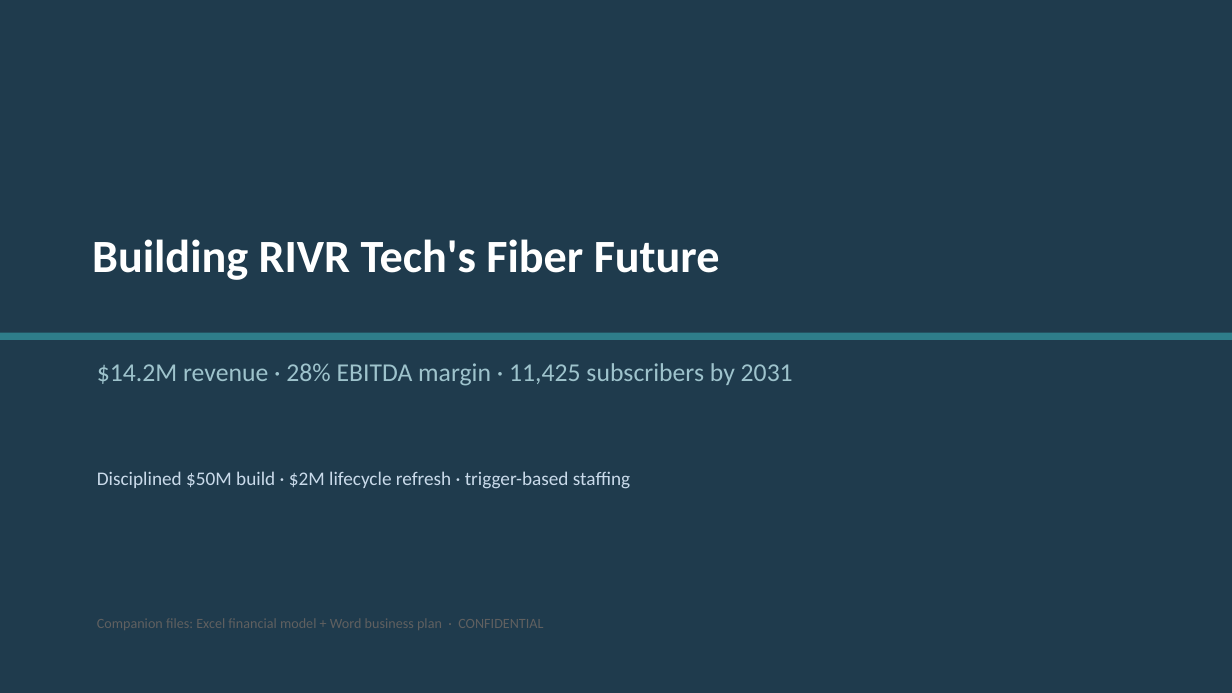
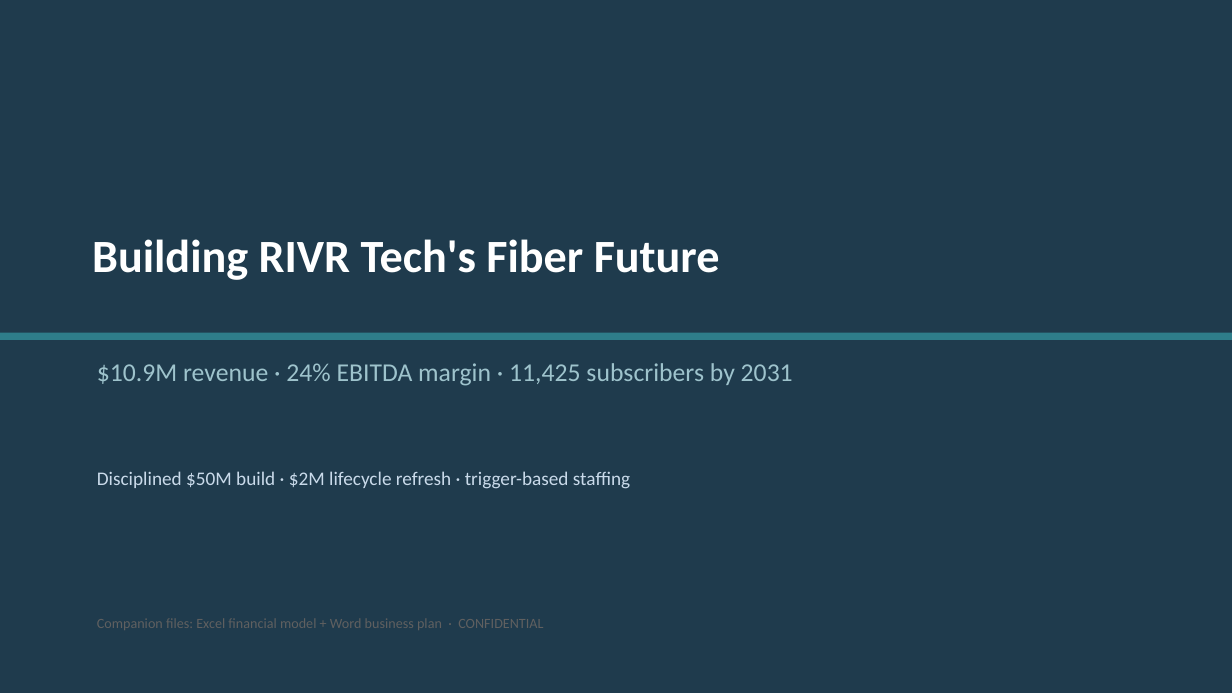
Before and after one commit to dysonjohn2001-sys/claude-skills, a slide deck: slide 14 of rivr-tech-business-plan/RIVR_Tech_Five_Year_Executive_Presentation_2027-2031.pptx. Drawn at 1232x693 pixels with LibreOffice and Linux fonts; fonts in the diff are those of the drawing. Boxes give left, top, right and bottom in pixels: in the first picture for what was removed or moved away, otherwise in the second. Text is boxed around its words. In the diff, an @@ line names an element or a change of style, - is before the commit and + after.

```diff
--- a/rivr-tech-business-plan/RIVR_Tech_Five_Year_Executive_Presentation_2027-2031.pptx
+++ b/rivr-tech-business-plan/RIVR_Tech_Five_Year_Executive_Presentation_2027-2031.pptx
@@ text at (97, 363, 793, 386): text changed @@
-$14.2M revenue · 28% EBITDA margin · 11,425 subscribers by 2031
+$10.9M revenue · 24% EBITDA margin · 11,425 subscribers by 2031
```
Also in this commit, not shown: 8 other slides changed, 10 other files.
